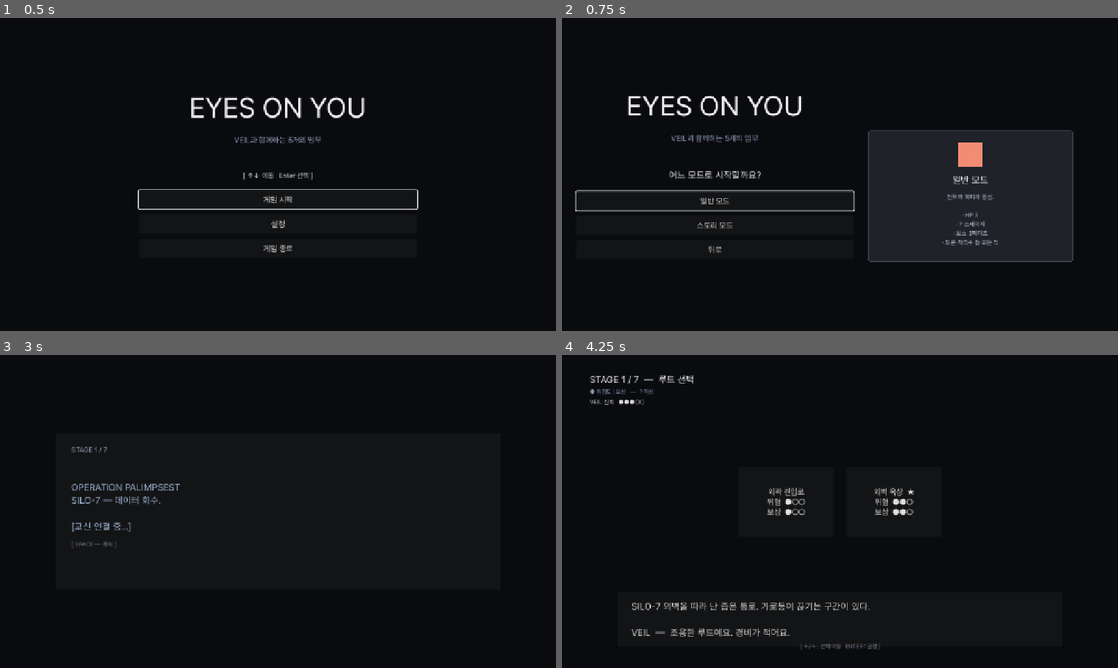
Above: before the commit, frames 1-4 (two rows, left to right).
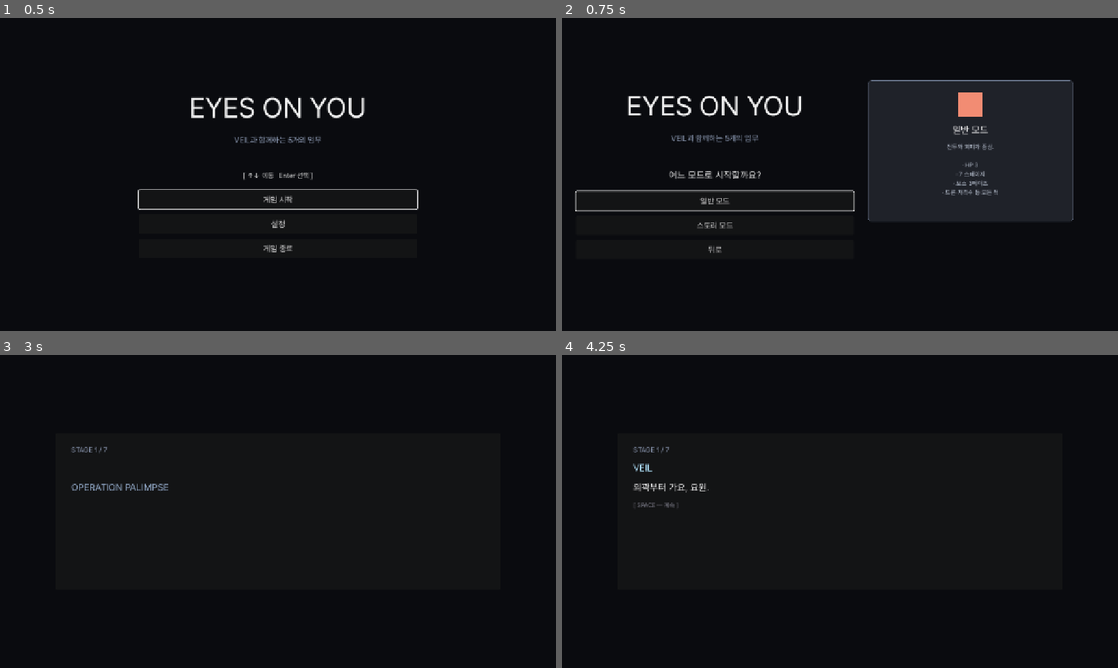
Above: after the commit, the same moments.

Repository: soomin007/EyesOnYou
Game: Godot game, scene res://scenes/main.tscn
Same seed, same stepped clock (60 frames per second), same inputs: the game is played once before the commit and once after it.
Inputs (mouse positions are in pixels of both pictures, inside the frame that each line leads up to):
- Up to frame 1 (0.5 s): no input
- Up to frame 2 (0.75 s): click "게임 시작" at 0.5 s
- Up to frame 3 (3 s): click "일반 모드" at 1.25 s; click "바로 시작" at 2 s; tap Enter (ui_accept) at 2.75 s; move the mouse to (400, 495) at 2.77 s; press the mouse at (400, 495) at 2.78 s; hold D (move_right) from 2.78 s (still down)
- Up to frame 4 (4.25 s): keep holding D (move_right); tap W (jump) at 3.02, 3.32, 3.77, 3.8, 4.07 s; tap Enter (ui_accept) at 3.05, 3.6 s; move the mouse to (728, 527) at 3.52 s; release the mouse at (728, 527) at 3.53 s; click (728, 527) at 3.67 s

Frame 1 is identical in both runs. In frame 2, 11% of the frame differs, in the area x 55-92%, y 19-78%; in frame 3, 0.4%; in frame 4, 2.3%.

Commit message:
fix(critical+ux): 보스후 자동스킵 차단 + 이스터에그 문서 + 더미·아우라 위치
치명적 버그 수정 — 보스 후 LevelUp/Briefing 자동 advance:
- Briefing/Death에 1s input_lockout_t 추가 (Ending과 동일 패턴).
  보스 처치 직전 점프 연타가 LevelUp 카드 + 그 다음 Briefing까지 자동
  넘기던 사용자 보고 케이스 차단.

이스터에그 문서 (사용자: "제목보다 본문이 먼저 / 끝에서 스크롤 + 닫기"):
- paper_target_y 초기값을 MARGIN_TOP과 동기화 — paper가 페이드인 동안 0으로
  lerp되어 제목이 위로 빠져나가던 버그 (사용자: "A 온보딩 어쩌고가 먼저").
- reading_done 상태 도입 — 마지막 줄 typing 끝나면 자동 finalize 대신 사용자
  대기. 0.7s 입력 lockout + 하단에 "[ ↑↓ 스크롤   확인 키로 닫기 ]" 안내 표시.
- _handle_user_scroll: ↑↓ hold로 paper_target_y 조정 (clamp으로 종이 윗단/
  아랫단 고정). 사용자가 다시 읽고 싶을 때 위로 스크롤 가능.
- 닫기는 lockout 후 jump/A/space/마우스 좌클릭 → _start_finalize.

튜토리얼 더미 떠있음:
- ATTACK_DUMMY/LEVELUP_DUMMY_*/SKILL_DUMMY_* 좌표 GROUND_Y - 30 → GROUND_Y.
  StaticBody2D는 gravity 없어 spawn pos 그대로라 30px 떠 있던 버그.
- build_tutorial_dummy 좌표 재배치 — 받침대 바닥 y=0(지면 닿음), 본체 y=-44~-6,
  머리 y=-58~-44, 과녁 y=-26 (가슴). 이전엔 받침대가 origin 아래 4px 박힘.

방어막 아우라 (사용자: "허벅지 작은 원 → 캐릭터 전체 타원"):
- position (0, -10) → (0, -28), 캐릭터 본체 가운데로 이동.
- circle polygon → ellipse polygon (rx=28/22/16, ry=38/32/26). 세로 길어
  Player(28x56) 전체를 감쌈.

모드 선택 description panel:
- anchor_top 0.36 → 0.20, anchor_bottom 0.78 → 0.65. 박스와 텍스트 위로 이동.

Co-Authored-By: Claude Opus 4.7 (1M context) <noreply@anthropic.com>

Diff:
--- a/scripts/ArcturusDocumentOverlay.gd
+++ b/scripts/ArcturusDocumentOverlay.gd
@@ -37,6 +37,12 @@
 var pause_after_line: float = 0.0
 var done: bool = false
 var paper_target_y: float = 0.0
+# 다 나온 뒤 사용자 조작 단계 — 위/아래로 스크롤 + 확인 키로 닫기.
+var reading_done: bool = false
+var read_lockout_t: float = 0.0
+const READ_LOCKOUT: float = 0.7
+const SCROLL_STEP: float = 200.0
+var close_hint_label: Label = null
 
 func _ready() -> void:
 	process_mode = Node.PROCESS_MODE_ALWAYS
@@ -59,6 +65,10 @@
 	paper.size = Vector2(PAPER_WIDTH, _calc_paper_height())
 	paper.modulate.a = 0.0
 	layer.add_child(paper)
+	# paper_target_y 초기값을 시작 position과 동기화 — 안 그러면 0(기본값)으로
+	# lerp되어 페이드인 0.7s 동안 paper가 화면 위로 빠져나가서 제목이 안 보이고
+	# 본문(A 온보딩 등)이 먼저 등장하는 것처럼 보임 (사용자 보고).
+	paper_target_y = MARGIN_TOP
 	# 종이 본체 — 옅은 크림색
 	paper_visual = ColorRect.new()
 	paper_visual.color = Color(0.92, 0.90, 0.84, 0.96)
@@ -136,6 +146,12 @@
 		return
 	# 종이 부드럽게 스크롤 (현재 줄을 화면 중앙 ~40%에 위치)
 	paper.position.y = lerp(paper.position.y, paper_target_y, SCROLL_LERP)
+	# 다 읽고 나면 자동 진행 멈추고 사용자 스크롤 + 확인 키 대기.
+	if reading_done:
+		if read_lockout_t > 0.0:
+			read_lockout_t -= delta
+		_handle_user_scroll(delta)
+		return
 	if current_line >= lines_data.size():
 		return
 	if typing:
@@ -160,7 +176,7 @@
 	if pause_after_line <= 0.0:
 		current_line += 1
 		if current_line >= lines_data.size():
-			_start_finalize()
+			_enter_reading_done()
 		else:
 			revealed = 0
 			t = 0.0
@@ -185,8 +201,56 @@
 		target = MARGIN_TOP
 	paper_target_y = target
 
+func _enter_reading_done() -> void:
+	# 자동 진행 종료. 사용자 스크롤 + 확인 키 대기.
+	if reading_done:
+		return
+	reading_done = true
+	read_lockout_t = READ_LOCKOUT
+	# 화면 하단 닫기 안내.
+	close_hint_label = Label.new()
+	close_hint_label.text = "[ ↑↓ 스크롤   확인 키로 닫기 ]"
+	close_hint_label.add_theme_font_size_override("font_size", 14)
+	close_hint_label.add_theme_color_override("font_color", Color(0.95, 0.92, 0.78))
+	close_hint_label.add_theme_color_override("font_outline_color", Color(0, 0, 0, 0.85))
+	close_hint_label.add_theme_constant_override("outline_size", 4)
+	close_hint_label.position = Vector2(0, VIEWPORT_H - 40.0)
+	close_hint_label.size = Vector2(VIEWPORT_W, 28.0)
+	close_hint_label.horizontal_alignment = HORIZONTAL_ALIGNMENT_CENTER
+	close_hint_label.modulate.a = 0.0
+	layer.add_child(close_hint_label)
+	var tw := close_hint_label.create_tween()
+	tw.set_pause_mode(Tween.TWEEN_PAUSE_PROCESS)
+	tw.tween_interval(READ_LOCKOUT)
+	tw.tween_property(close_hint_label, "modulate:a", 1.0, 0.4)
+
+func _handle_user_scroll(_delta: float) -> void:
+	# 위/아래 hold로 paper_target_y 조정 — 사용자가 다시 읽을 수 있게.
+	if Input.is_action_pressed("ui_up") or Input.is_action_pressed("move_left"):
+		paper_target_y += 12.0
+	elif Input.is_action_pressed("ui_down") or Input.is_action_pressed("move_right"):
+		paper_target_y -= 12.0
+	# 클램프 — 종이 윗단/아랫단을 적당히 보이게.
+	var min_y: float = -(paper.size.y - VIEWPORT_H + MARGIN_TOP * 2.0)
+	if min_y > MARGIN_TOP:
+		min_y = MARGIN_TOP
+	paper_target_y = clamp(paper_target_y, min_y, MARGIN_TOP)
+
 func _input(event: InputEvent) -> void:
 	if done:
+		return
+	# 다 읽힌 상태 — 위/아래는 _process polling, 확인 키는 lockout 후 닫기.
+	if reading_done:
+		if read_lockout_t > 0.0:
+			return
+		var close_pressed: bool = false
+		if event.is_action_pressed("jump") or event.is_action_pressed("ui_accept") or event.is_action_pressed("ui_skip") or event.is_action_pressed("attack"):
+			close_pressed = true
+		elif event is InputEventMouseButton and event.pressed and event.button_index == MOUSE_BUTTON_LEFT:
+			close_pressed = true
+		if close_pressed:
+			get_viewport().set_input_as_handled()
+			_start_finalize()
 		return
 	var pressed: bool = false
 	if event.is_action_pressed("jump") or event.is_action_pressed("ui_skip") or event.is_action_pressed("attack"):
@@ -197,7 +261,7 @@
 		return
 	get_viewport().set_input_as_handled()
 	if current_line >= lines_data.size():
-		_start_finalize()
+		_enter_reading_done()
 		return
 	if typing:
 		# 현재 줄 즉시 완성
@@ -210,7 +274,7 @@
 		# 다음 줄로 스킵
 		current_line += 1
 		if current_line >= lines_data.size():
-			_start_finalize()
+			_enter_reading_done()
 			return
 		revealed = 0
 		t = 0.0
--- a/scripts/Briefing.gd
+++ b/scripts/Briefing.gd
@@ -16,6 +16,9 @@
 var revealed_chars: int = 0
 var type_t: float = 0.0
 var done: bool = false
+# 진입 직후 입력 lockout — 보스 클리어 후 LevelUp + Briefing이 점프 연타로 자동
+# 넘어가는 치명적 버그(사용자 보고) 차단.
+var input_lockout_t: float = GameState.INPUT_LOCKOUT_DURATION
 
 func _ready() -> void:
 	stage_label.text = "STAGE %d / %d" % [GameState.current_stage + 1, GameState.effective_total_stages()]
@@ -57,6 +60,8 @@
 	text_label.text = ""
 
 func _process(delta: float) -> void:
+	if input_lockout_t > 0.0:
+		input_lockout_t -= delta
 	if done:
 		return
 	type_t += delta
@@ -71,6 +76,9 @@
 		text_label.text = full.substr(0, revealed_chars)
 
 func _unhandled_input(event: InputEvent) -> void:
+	if input_lockout_t > 0.0:
+		# 보스 클리어 후 잔여 점프 연타 차단.
+		return
 	if event.is_action_pressed("ui_skip") or event.is_action_pressed("jump"):
 		if not done:
 			# 한 줄 즉시 완성
--- a/scripts/CharacterArt.gd
+++ b/scripts/CharacterArt.gd
@@ -366,41 +366,41 @@
 	return root
 
 static func build_tutorial_dummy(parent: Node2D) -> Node2D:
-	# 사용자: "더미답게". 인간형 patrol 대신 사격 연습용 목제 더미 톤으로.
-	# 짚단 본체(연한 갈색) + 중심 빨간 과녁 + 짧은 받침대 + 흰 X자 봉합 자국.
-	var root := Node2D.new()
-	parent.add_child(root)
-	# 받침대
+	# 사격 연습용 목제 더미. 좌표는 origin(0)이 ground level이라는 전제.
+	# 받침대 바닥 = y=0(지면), 본체는 받침대 위, 머리는 본체 위.
+	var root := Node2D.new()
+	parent.add_child(root)
+	# 받침대 — 받침대 윗면 y=-6, 바닥 y=0 (지면에 정확히 닿음).
 	_filled(root, Color(0.32, 0.28, 0.25), PackedVector2Array([
-		Vector2(-16, -2), Vector2(16, -2), Vector2(20, 4), Vector2(-20, 4),
-	]))
-	# 본체 (사다리꼴, 짚단/모래주머니 톤)
+		Vector2(-18, -6), Vector2(18, -6), Vector2(20, 0), Vector2(-20, 0),
+	]))
+	# 본체 (사다리꼴, 짚단/모래주머니 톤). 바닥 y=-6 (받침대 윗면 위), 윗면 y=-44.
 	_filled(root, Color(0.72, 0.62, 0.45), PackedVector2Array([
-		Vector2(-12, -38), Vector2(12, -38), Vector2(15, -4), Vector2(-15, -4),
-	]))
-	# 어깨 / 머리 영역
+		Vector2(-12, -44), Vector2(12, -44), Vector2(15, -6), Vector2(-15, -6),
+	]))
+	# 어깨 / 머리 영역 y=-58 ~ -44.
 	_filled(root, Color(0.65, 0.55, 0.40), PackedVector2Array([
-		Vector2(-10, -52), Vector2(10, -52), Vector2(12, -38), Vector2(-12, -38),
+		Vector2(-10, -58), Vector2(10, -58), Vector2(12, -44), Vector2(-12, -44),
 	]))
 	# 흰색 X 봉합 자국 (직물/짚단 느낌)
 	var stitch1 := Line2D.new()
-	stitch1.points = PackedVector2Array([Vector2(-8, -34), Vector2(8, -10)])
+	stitch1.points = PackedVector2Array([Vector2(-8, -38), Vector2(8, -14)])
 	stitch1.width = 1.2
 	stitch1.default_color = Color(0.92, 0.88, 0.78, 0.85)
 	root.add_child(stitch1)
 	var stitch2 := Line2D.new()
-	stitch2.points = PackedVector2Array([Vector2(8, -34), Vector2(-8, -10)])
+	stitch2.points = PackedVector2Array([Vector2(8, -38), Vector2(-8, -14)])
 	stitch2.width = 1.2
 	stitch2.default_color = Color(0.92, 0.88, 0.78, 0.85)
 	root.add_child(stitch2)
-	# 중앙 과녁 — 빨간 동심원 (가슴쪽)
+	# 중앙 과녁 — 가슴(본체 중심) y=-26 부근.
 	var bull_outer := Polygon2D.new()
 	bull_outer.color = Color(0.85, 0.30, 0.30, 0.85)
-	bull_outer.polygon = _circle_pts(7.0, 18, Vector2(0, -22))
+	bull_outer.polygon = _circle_pts(7.0, 18, Vector2(0, -26))
 	root.add_child(bull_outer)
 	var bull_inner := Polygon2D.new()
 	bull_inner.color = Color(0.95, 0.92, 0.45, 0.95)
-	bull_inner.polygon = _circle_pts(3.0, 14, Vector2(0, -22))
+	bull_inner.polygon = _circle_pts(3.0, 14, Vector2(0, -26))
 	root.add_child(bull_inner)
 	return root
 
--- a/scripts/Death.gd
+++ b/scripts/Death.gd
@@ -12,6 +12,8 @@
 var revealed: int = 0
 var t: float = 0.0
 var done: bool = false
+# 진입 직후 1초 입력 lockout — 사망 직전 점프 연타가 다음 화면을 자동 advance하는 사고 방지.
+var input_lockout_t: float = GameState.INPUT_LOCKOUT_DURATION
 
 func _ready() -> void:
 	title_label.text = "MISSION FAILED"
@@ -32,6 +34,8 @@
 		"[ A — 다시 시도 ]   [ B — 타이틀 ]")
 
 func _process(delta: float) -> void:
+	if input_lockout_t > 0.0:
+		input_lockout_t -= delta
 	if done:
 		return
 	t += delta
@@ -45,6 +49,8 @@
 		text_label.text = full_text.substr(0, revealed)
 
 func _unhandled_input(event: InputEvent) -> void:
+	if input_lockout_t > 0.0:
+		return
 	if event.is_action_pressed("ui_cancel"):
 		GameState.reset()
 		get_tree().change_scene_to_file(SceneRouter.TITLE)
--- a/scripts/Player.gd
+++ b/scripts/Player.gd
@@ -72,31 +72,31 @@
 	muzzle_flash.visible = false
 	add_child(muzzle_flash)
 	# barrier indicator — 머리 위 점, 충전 완료 시 푸른빛 펄스. 사용자
-	# 사용자: "머리 위 파란 네모"가 안 어울림 → 캐릭터 본체에 하늘색 아우라.
-	# Node2D 안에 동심원 3겹 (외곽 옅음 → 내곽 진함)으로 부드러운 발광 효과.
+	# 사용자: 동심원이 허벅지에 작게 그려짐 → 캐릭터 전체(28x56)를 감싸는
+	# 세로 긴 타원으로. 본체 가운데 y=-28 부근 + 상하 반경 32, 좌우 반경 22.
 	barrier_indicator = Node2D.new()
 	barrier_indicator.name = "BarrierAura"
-	barrier_indicator.position = Vector2(0.0, -10.0)  # 캐릭터 몸통 중심 근처
+	barrier_indicator.position = Vector2(0.0, -28.0)
 	barrier_indicator.modulate.a = 0.0
 	add_child(barrier_indicator)
 	var aura_outer := Polygon2D.new()
-	aura_outer.color = Color(0.55, 0.85, 1.0, 0.18)
-	aura_outer.polygon = _make_circle_polygon(34.0)
+	aura_outer.color = Color(0.55, 0.85, 1.0, 0.16)
+	aura_outer.polygon = _make_ellipse_polygon(28.0, 38.0)
 	barrier_indicator.add_child(aura_outer)
 	var aura_mid := Polygon2D.new()
-	aura_mid.color = Color(0.65, 0.92, 1.0, 0.28)
-	aura_mid.polygon = _make_circle_polygon(26.0)
+	aura_mid.color = Color(0.65, 0.92, 1.0, 0.24)
+	aura_mid.polygon = _make_ellipse_polygon(22.0, 32.0)
 	barrier_indicator.add_child(aura_mid)
 	var aura_inner := Polygon2D.new()
-	aura_inner.color = Color(0.85, 0.97, 1.0, 0.42)
-	aura_inner.polygon = _make_circle_polygon(18.0)
+	aura_inner.color = Color(0.85, 0.97, 1.0, 0.34)
+	aura_inner.polygon = _make_ellipse_polygon(16.0, 26.0)
 	barrier_indicator.add_child(aura_inner)
 
-func _make_circle_polygon(radius: float, n: int = 32) -> PackedVector2Array:
+func _make_ellipse_polygon(rx: float, ry: float, n: int = 36) -> PackedVector2Array:
 	var pts: PackedVector2Array = []
 	for i in n + 1:
 		var a: float = float(i) * TAU / float(n)
-		pts.append(Vector2(cos(a) * radius, sin(a) * radius))
+		pts.append(Vector2(cos(a) * rx, sin(a) * ry))
 	return pts
 
 func _physics_process(delta: float) -> void:
--- a/scripts/Title.gd
+++ b/scripts/Title.gd
@@ -38,9 +38,10 @@
 	description_panel = PanelContainer.new()
 	description_panel.set_anchors_preset(Control.PRESET_TOP_LEFT)
 	description_panel.anchor_left = 0.55
-	description_panel.anchor_top = 0.36
+	# 사용자: 박스/텍스트 좀만 위로 — 0.36 → 0.20.
+	description_panel.anchor_top = 0.20
 	description_panel.anchor_right = 0.92
-	description_panel.anchor_bottom = 0.78
+	description_panel.anchor_bottom = 0.65
 	description_panel.visible = false
 	description_panel.mouse_filter = Control.MOUSE_FILTER_IGNORE
 	var sb := StyleBoxFlat.new()
--- a/scripts/Tutorial.gd
+++ b/scripts/Tutorial.gd
@@ -21,17 +21,17 @@
 const JUMP_PICKUP: Vector2 = Vector2(1500.0, 270.0)
 
 # 공격 구간: 1마리 더미
-const ATTACK_DUMMY: Vector2 = Vector2(1850.0, GROUND_Y - 30.0)
+const ATTACK_DUMMY: Vector2 = Vector2(1850.0, GROUND_Y)
 
 # 레벨업 구간: 2마리 더미 → 오브 → 자동 레벨업
-const LEVELUP_DUMMY_A: Vector2 = Vector2(2350.0, GROUND_Y - 30.0)
-const LEVELUP_DUMMY_B: Vector2 = Vector2(2520.0, GROUND_Y - 30.0)
+const LEVELUP_DUMMY_A: Vector2 = Vector2(2350.0, GROUND_Y)
+const LEVELUP_DUMMY_B: Vector2 = Vector2(2520.0, GROUND_Y)
 const LEVELUP_TRIGGER_X: float = 2200.0
 
 # 스킬 구간: 레벨업에서 고른 스킬을 직접 시험. 더미 2마리 — 가까이 붙어 있어
 # AOE/관통 등 효과를 자연스럽게 체감. 패시브여도 그냥 사격으로 처리 가능.
-const SKILL_DUMMY_A: Vector2 = Vector2(2820.0, GROUND_Y - 30.0)
-const SKILL_DUMMY_B: Vector2 = Vector2(2920.0, GROUND_Y - 30.0)
+const SKILL_DUMMY_A: Vector2 = Vector2(2820.0, GROUND_Y)
+const SKILL_DUMMY_B: Vector2 = Vector2(2920.0, GROUND_Y)
 
 # 대시 구간: 가시 + 보라색 배리어
 # 가시 폭은 1회 대시 거리(720 × 0.18 ≈ 130px) 안에 들어가야 통과 가능
